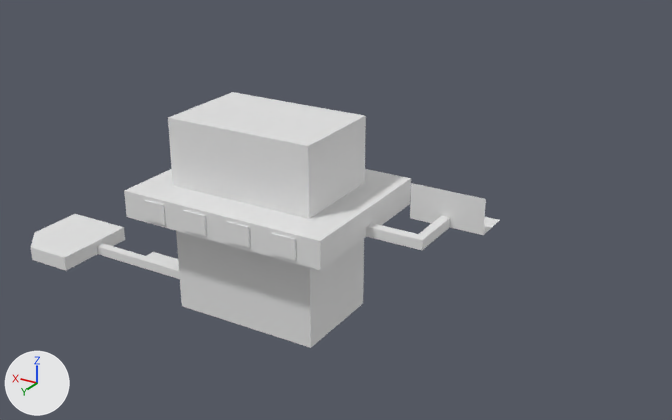
Before and after pictures for a commit that changed the FBX model Blender/berghain-dream.fbx.
Camera for both pictures: a 50 mm lens placed at (-243.0, 342.0, 232.0), pointed at (-4.0, -57.0, 33.0). The axes (+X, +Y, +Z) are drawn at lower left. The lights are the same throughout.

The first picture shows 'base.001', 'base_balconyWindows', 'entryway', 'hall', 'houseRoom'.
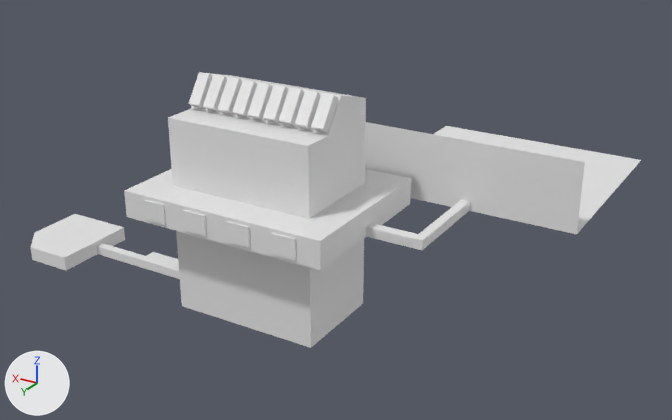
Changed parts and their boxes (x1, y1, x2, y2) in the pictures (672 x 420 px):
'base.001', reshaped (8% taller)
    before: (124, 92, 411, 348)
    after: (124, 72, 411, 348)
'outsideWall', added
    after: (365, 122, 585, 234)
'outsideGround', added
    after: (434, 126, 641, 234)
'entryway', reshaped (22% narrower, 25% shorter)
    before: (366, 183, 500, 250)
    after: (366, 200, 470, 250)
part 1 of me_cube_001, built on
    before: (168, 92, 366, 219)
    after: (168, 72, 366, 219)
part 2 of me_cube_018, built on
    before: (410, 183, 500, 238)
    after: (426, 200, 470, 238)

Edits to the bpy script that builds the scene:
```text
Change me_cube_001:
    used by ob_base_001; location = (0.0, 0.0, 0.0)
    remove me_cube_001.from_pydata(...)  # 480 vertices, 441 faces; spans x -55.2..82.6, y -42.9..42.9, z 0.0..100.0
    add me_cube_001.from_pydata(...)  # 588 vertices, 549 faces; spans x -55.2..82.6, y -42.9..42.9, z 0.0..116.7
    me_cube_001 part 1
    9 faces are deleted
    10 vertices in x -38.8..38.8, y -25.0, z 100.0 move by (0.0, 0.0, 8.6)
    10 vertices in x -38.8..38.8, y -2.4, z 100.0 move by (0.0, 0.0, 15.2)
    10 vertices in x -38.8..38.8, y 2.5, z 100.0 move by (0.0, 5.8, 0.0)
    12 vertices are added at x -29.0..5.5, y -1.8..11.1, z 101.0..116.7
    7 new vertices lie (-1.2, -0.7, 1.0) away from vertices in x -30.2..38.8, y 2.5, z 100.0
    7 new vertices lie (-1.2, 0.6, -0.9) away from vertices in x -30.2..38.8, y -2.4, z 100.0
    14 new vertices lie (0.0, 0.8, 0.5) away from vertices in x -31.4..37.6, y -1.8..7.6, z 101.0..114.3
    16 new vertices lie (-6.3, 0.0, 0.0) away from vertices in x -14.1..29.0, y -1.8..8.4, z 101.0..114.8
    22 new vertices lie (0.0, 2.7, 1.9) away from vertices in x -31.4..37.6, y -1.0..8.4, z 101.5..114.8
    18 new vertices lie (-6.2, 0.0, 0.0) away from vertices in x -31.4..37.6, y -1.8..11.1, z 101.0..116.7
    12 new vertices lie (6.3, 0.0, 0.0) away from vertices in x -29.0..5.5, y -1.8..11.1, z 101.0..116.7
    117 new faces join them
Change me_cube_018:
    used by ob_entryway; location = (0.0, 0.0, 0.0)
    remove me_cube_018.from_pydata(...)  # 38 vertices, 28 faces; spans x -100.6..-55.2, y -46.7..2.5, z 52.4..70.6
    add me_cube_018.from_pydata(...)  # 166 vertices, 160 faces; spans x -83.8..-55.2, y -49.3..2.7, z 52.4..57.4
    me_cube_018 part 2: 20 vertices removed from x -100.6..-63.0, y -46.7..-26.4, z 52.4..70.6; 148 vertices added at x -83.8..-55.4, y -49.3..2.7, z 52.4..57.4
Add me_cube_033:
    me_cube_033.from_pydata([(-83.6, -49.3, 52.4), (-79.1, -49.3, 52.4), (-137.1, -49.3, 52.4), (-18.1, -49.3, 52.4), (-83.6, -165.2, 52.4), (-79.1, -165.2, 52.4), (-137.1, -165.2, 52.4), (-18.1, -165.2, 52.4)], [], [(3, 1, 5, 7), (0, 2, 6, 4), (1, 0, 4, 5)])
    me_cube_033.materials.append(mat_material)  # white #e7e7e7
Add me_cube_034:
    me_cube_034.from_pydata([(-79.1, -49.3, 57.4), (-83.6, -49.3, 57.4), (-83.6, -49.3, 52.4), (-83.6, -49.3, 54.3), (-79.1, -49.3, 52.4), (-79.1, -49.3, 54.3), (-137.1, -49.3, 57.4), (-137.1, -49.3, 52.4), (-137.1, -49.3, 54.3), (-18.1, -49.3, 57.4), (-18.1, -49.3, 52.4), (-18.1, -49.3, 54.3), (-79.1, -49.3, 88.0), (-83.6, -49.3, 87.9), (-137.1, -49.3, 87.9), (-18.1, -49.3, 88.0)], [], [(2, 3, 8, 7), (3, 1, 6, 8), (5, 4, 10, 11), (0, 5, 11, 9), (1, 0, 12, 13), (6, 1, 13, 14), (15, 12, 0, 9)])
    me_cube_034.materials.append(mat_material)  # white #e7e7e7
Add ob_outsideground:
    ob_outsideground = bpy.data.objects.new('outsideGround', me_cube_033)
    ob_outsideground.location = (0.0, 0.0, 0.0)
Add ob_outsidewall:
    ob_outsidewall = bpy.data.objects.new('outsideWall', me_cube_034)
    ob_outsidewall.location = (0.0, 0.0, 0.0)
```
